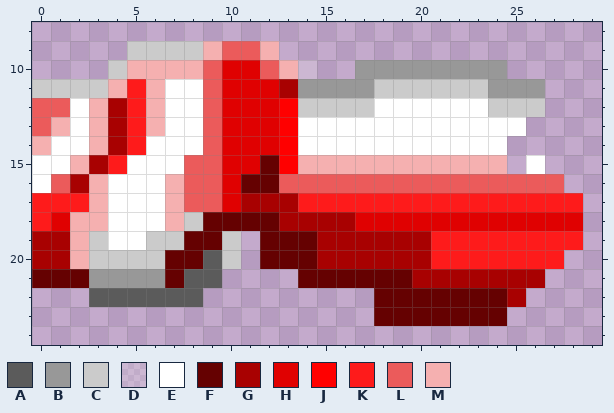
Pixel-art sprite, stored at sprites/player_head.png. The picture above is the old version.
The file is 32x32 pixels. Pixels under 10% opacity are left out. Colours within 5 levels of each other are drawn and written as one. Shown: x 0..29, y 8..24. The old version is drawn lined up with the new one.
Palette (. is transparent): A #5b5b5b  B #989898  C #cbcbcb  D #ebebeb34  E #ffffff  F #650101  G #a80101  H #e00101  J #ff0000  K #fe1b1b  L #eb5b5b  M #f5b0b0
Pixels before, first column x 0:
 9 .....CCCCMLLM................
10 ....CMMMMLHHLMD..BBBBBBBB....
11 CCCCMKMEELHHHGBBBBCCCCCCBBB..
12 LLEMGKMEELHHHJCCCCEEEEEECCC..
13 LMEMGKMEELHHHJEEEEEEEEEEEE...
14 MEEMGKEEELHHHJEEEEEEEEEEE....
15 EEMGKEEELLHHFJMMMMMMMMMMM.E..
16 ELGMEEEMLLHFFLLLLLLLLLLLLLLL.
17 KKKMEEEMLLHGGGKKKKKKKKKKKKKKK
18 KHMMEEEMCFFFFGGGGHHHHHHHHHHHH
19 GGMCEECCFFC.FFFGGGGGGKKKKKKKK
20 GGMCCCCFFAC.FFFGGGGGGKKKKKKK.
21 FFFBBBBFAA....FFFFFFGGGGGGG..
22 ...AAAAAA.........FFFFFFFG...
23 ..................FFFFFFF....
Once edited:
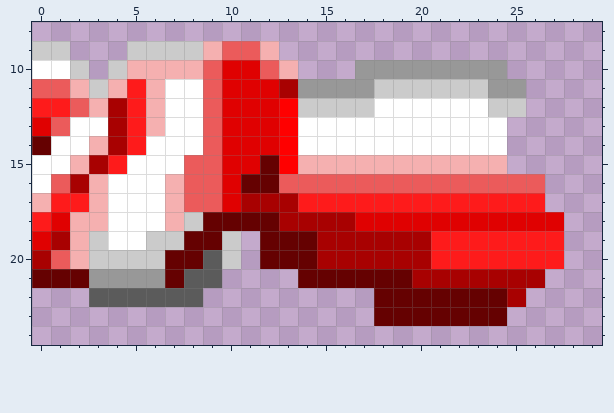
What changed:
whole drawing moved by +0,+1 (the old picture is shown already moved)
y 9: x 0..1 .. -> CC
y 10: x 0..2 ... -> EEC; x 14 D -> .
y 11: x 0..2 CCC -> LLM; x 26 B -> .
y 12: x 0..2 LLE -> KKL; x 26 C -> .
y 13: x 0..1 LM -> HL; x 3 M -> E; x 25 E -> .
y 14: x 0 M -> F
y 15: x 26 E -> .
y 16: x 27 L -> .
y 17: x 0 K -> M; x 27..28 KK -> ..
y 18: x 28 H -> .
y 19: x 0 G -> H; x 28 K -> .
y 20: x 1 G -> L
